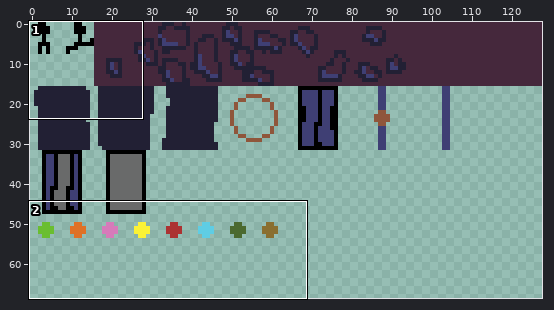
Pixel-art file, stored at src/Art/spritesheet.aseprite. The picture above shows the old version from afar; the outline marks the close-up.
Close-up. Earlier state:
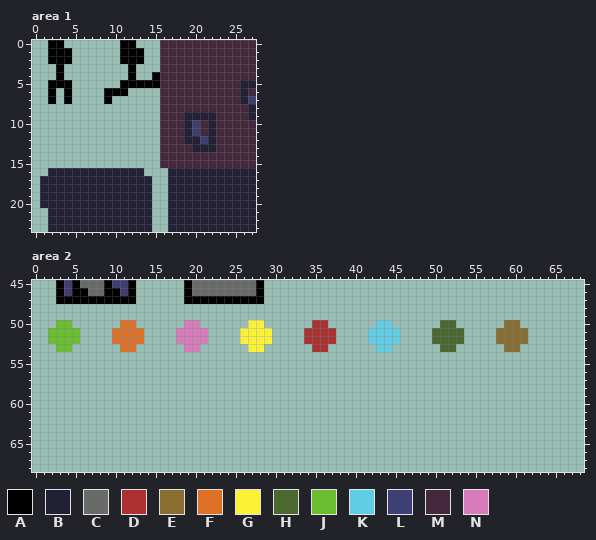
128x128 pixels, 1 frame. Shown: area 1: x 0..27, y 0..23; area 2: x 0..68, y 45..68. The wide view leaves out empty margins.
Palette (. is transparent): A #000000  B #222034  C #696a6a  D #ac3232  E #8a6f30  F #df7126  G #fbf236  H #4b692f  J #6abe30  K #5fcde4  L #3f3f74  M #45283c  N #d77bba
Pixels before, area 1, first column x 1:
 0 .AA.......AA...MMMMMMMMMMMM
 1 .AAA......AAA..MMMMMMMMMMMM
 2 .AAA......AAA..MMMMMMMMMMMM
 3 ..A........A...MMMMMMMMMMMM
 4 ..A........A..AMMMMMMMMMMMM
 5 .AAA......AAAAAMMMMMMMMMMBB
 6 .A.A....AAA....MMMMMMMMMMBM
 7 .A.A....A......MMMMMMMMMMBL
 8 ...............MMMMMMMMMMMB
 9 ...............MMMBBBBMMMMB
10 ...............MMMBLMBMMMMM
11 ...............MMMBLMBMMMMM
12 ...............MMMBBLBMMMMM
13 ...............MMMMBBBMMMMM
14 ...............MMMMMMMMMMMM
15 ...............MMMMMMMMMMMM
16 .BBBBBBBBBBBB...BBBBBBBBBBB
17 BBBBBBBBBBBBBB..BBBBBBBBBBB
18 BBBBBBBBBBBBBB..BBBBBBBBBBB
19 BBBBBBBBBBBBBB..BBBBBBBBBBB
20 BBBBBBBBBBBBBB..BBBBBBBBBBB
21 .BBBBBBBBBBBBB..BBBBBBBBBBB
22 .BBBBBBBBBBBBB..BBBBBBBBBBB
23 .BBBBBBBBBBBBB..BBBBBBBBBBB
Pixels before, area 2, first column x 2:
45 .ALACCCALLA......ACCCCCCCCA.................................
46 .ALAACCAALA......ACCCCCCCCA.................................
47 .AAAAAAAAAA......AAAAAAAAAA.................................
48 ............................................................
49 ............................................................
50 .JJ......FF......NN......GG......DD......KK......HH......EE.
51 JJJJ....FFFF....NNNN....GGGG....DDDD....KKKK....HHHH....EEEE
52 JJJJ....FFFF....NNNN....GGGG....DDDD....KKKK....HHHH....EEEE
53 .JJ......FF......NN......GG......DD......KK......HH......EE.
The result:
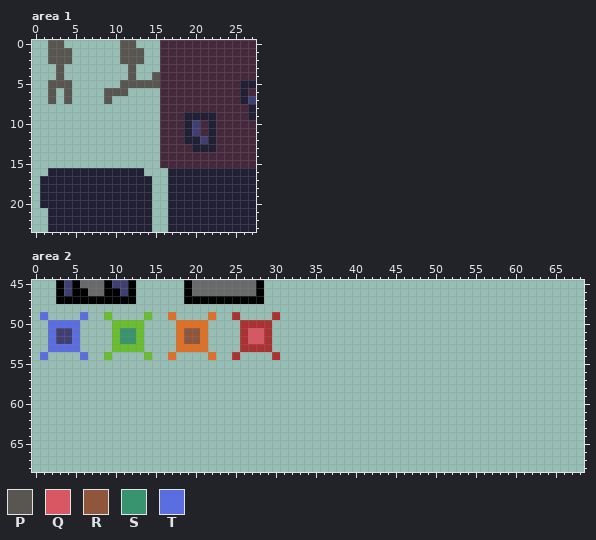
Colours new in this view: P #595652  Q #d95763  R #8f563b  S #37946e  T #5b6ee1
Message: Changed level, added portals
Changes in this commit:
Area 1, layer "Layer 1":
Colour A gives way to colour P in row 0 at x 2 to 3 and 11 to 12; in rows 1 to 2 at x 2 to 4 and 11 to 13; in row 3 at x 3 and 12; in row 4 at x 3, 12 and 15; in row 5 at x 2 to 4 and 11 to 15; in row 6 at x 2, 4 and 9 to 11.
Colour A gives way to colour P in row 7 at x 2, 4 and 9.
Area 2, layer "Layer 1":
The edit adds colour D in row 49 at x 25 and 30; in row 50 at x 26 and 29; in row 53 at x 26 and 29; in row 54 at x 25 and 30.
Colour G gives way to colour D in row 50 at x 27 to 28; in rows 51 to 52 at x 26 and 29; in row 53 at x 27 to 28.
The edit adds colour F in row 49 at x 17 and 22; in row 50 at x 18 and 21; in row 53 at x 18 and 21; in row 54 at x 17 and 22.
Colour N gives way to colour F in row 50 at x 19 to 20; in rows 51 to 52 at x 18 and 21; in row 53 at x 19 to 20.
The edit adds colour J in row 49 at x 9 and 14; in row 50 at x 10 and 13; in row 53 at x 10 and 13; in row 54 at x 9 and 14.
Colour F gives way to colour J in row 50 at x 11 to 12; in rows 51 to 52 at x 10 and 13; in row 53 at x 11 to 12.
Colour J gives way to colour L in rows 51 to 52 at x 3 to 4.
Colour G gives way to colour Q in rows 51 to 52 at x 27 to 28.
Colour N gives way to colour R in rows 51 to 52 at x 19 to 20.
Colour F gives way to colour S in rows 51 to 52 at x 11 to 12.
The edit adds colour T in row 49 at x 1 and 6; in row 50 at x 2 and 5; in row 53 at x 2 and 5; in row 54 at x 1 and 6.
Colour J gives way to colour T in row 50 at x 3 to 4; in rows 51 to 52 at x 2 and 5; in row 53 at x 3 to 4.
Colour D is gone in row 50 at x 35 to 36; in rows 51 to 52 at x 34 to 37; in row 53 at x 35 to 36.
Colour E is gone in row 50 at x 59 to 60; in rows 51 to 52 at x 58 to 61; in row 53 at x 59 to 60.
Colour H is gone in row 50 at x 51 to 52; in rows 51 to 52 at x 50 to 53; in row 53 at x 51 to 52.
Colour K is gone in row 50 at x 43 to 44; in rows 51 to 52 at x 42 to 45; in row 53 at x 43 to 44.
Pixel boxes of the changes (left, top, right, bottom) in both close-ups:
changed: (48, 40, 72, 104)
changed: (104, 40, 160, 104)
changed: (40, 312, 336, 360)
erased: (368, 320, 464, 352)
erased: (496, 320, 528, 352)
